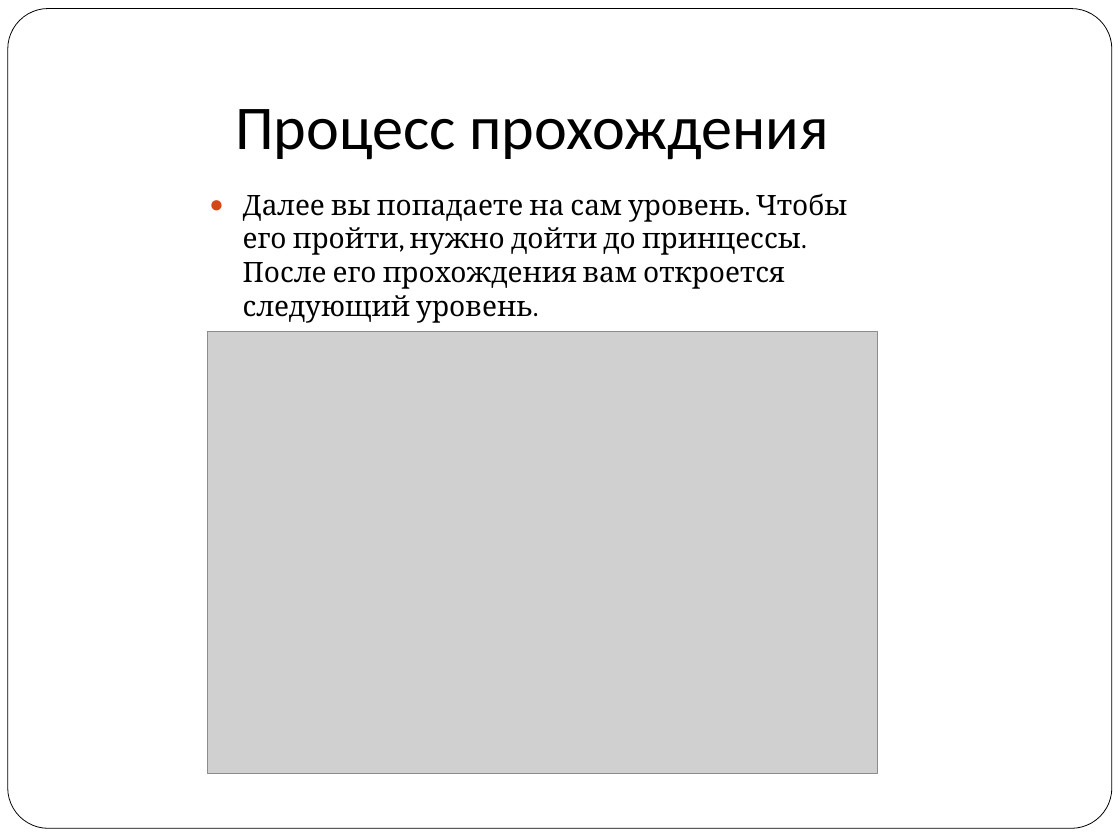
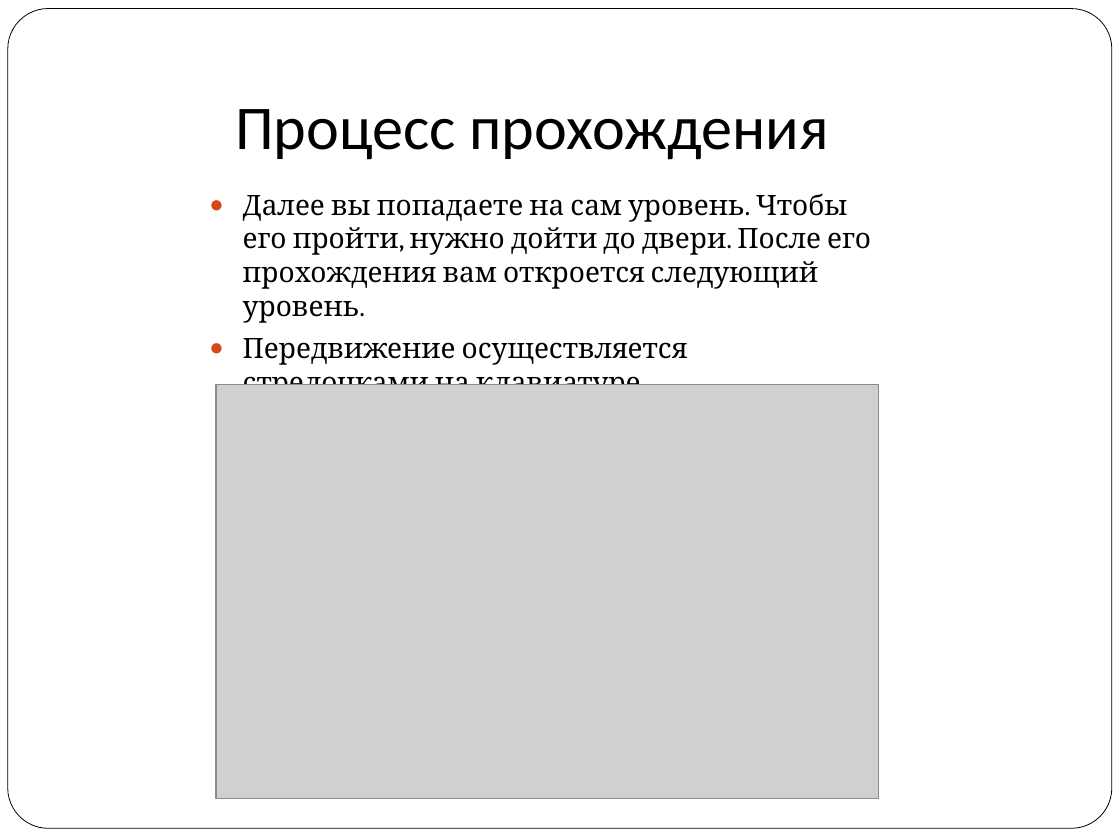
Before and after one commit to vitaly06/SuperMario, a slide deck: slide 12 of piton.ppt (slide 10 before the commit). Drawn at 1120x840 pixels with LibreOffice and Linux fonts; fonts in the diff are those of the drawing; grey boxes stand for pictures. Boxes give left, top, right and bottom in pixels: in the first picture for what was removed or moved away, otherwise in the second. Text is boxed around its words. In the diff, an @@ line names an element or a change of style, - is before the commit and + after.

```diff
--- a/piton.ppt
+++ b/piton.ppt
@@ text at bbox=[243, 193, 871, 385]: text changed @@
-● Далее вы попадаете на сам уровень. Чтобы его пройти, нужно дойти до принцессы. После его прохождения вам откроется следующий уровень.
+● Далее вы попадаете на сам уровень. Чтобы его пройти, нужно дойти до двери. После его прохождения вам откроется следующий уровень.
+● Передвижение осуществляется стрелочками на клавиатуре.
@@ picture: place and size @@
-picture at bbox=[207, 332, 877, 773]
+picture at bbox=[216, 385, 879, 799]
```
Also in this commit, not shown: 3 other slides changed, 4 slides added, 1 slide removed.
